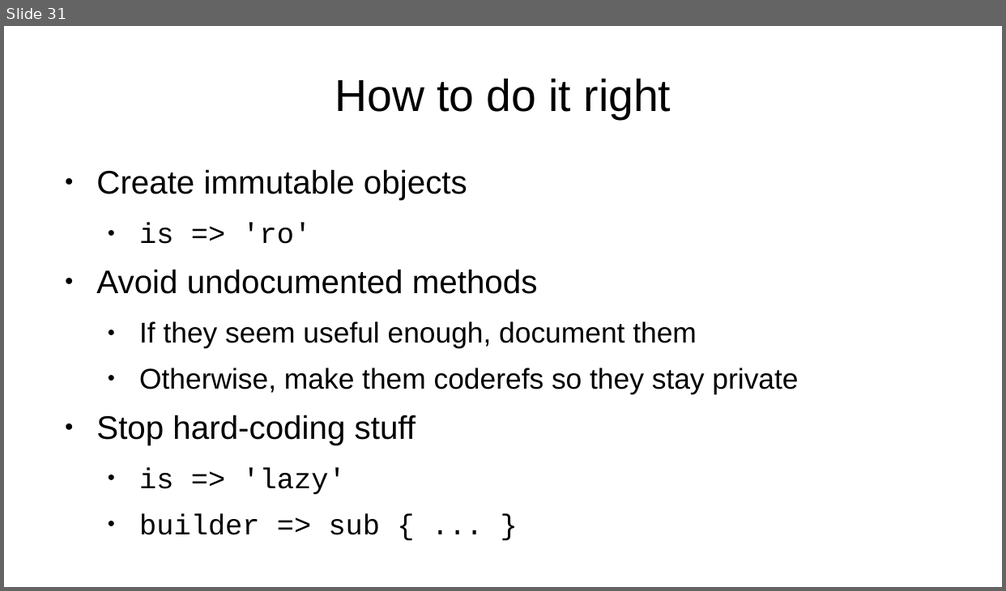
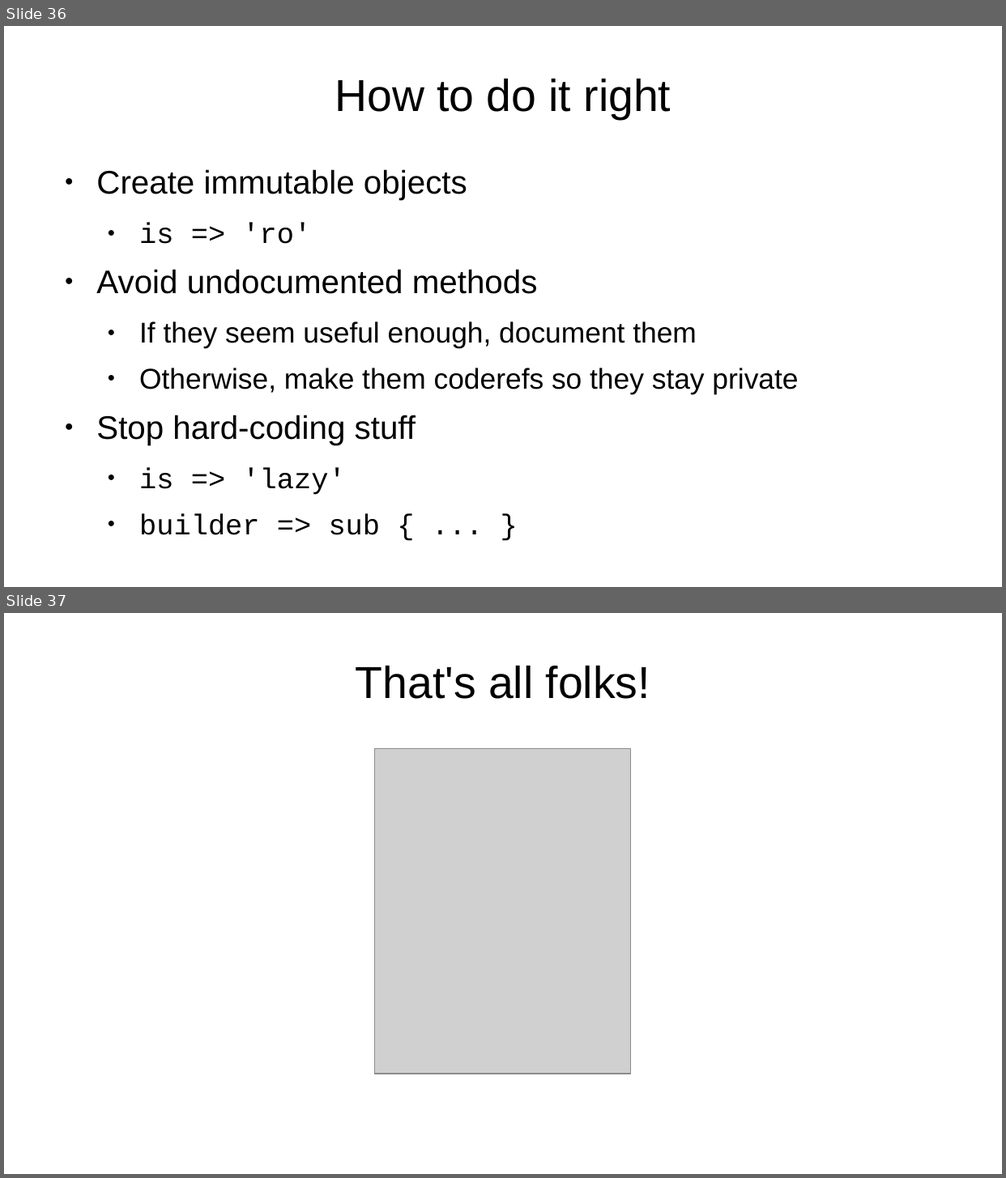
Before and after one commit to tobyink/docs-modern-oop, a slide deck: talks/three-weird-tricks/presentation.odp. Shown one above the other, each under a label of ours: slide 31 before the commit, slides 36 and 37 after it. The pictures are 1006x591 and 1006x1178 pixels, drawn with LibreOffice and Linux fonts; fonts in the diff are those of the drawing; grey boxes stand for pictures; background and template pictures are left out. Boxes give left, top, right and bottom in pixels: in the first picture for what was removed or moved away, otherwise in the second. Text is boxed around its words. In the diff, an @@ line names an element or a change of style, - is before the commit and + after.

```diff
--- a/talks/three-weird-tricks/presentation.odp
+++ b/talks/three-weird-tricks/presentation.odp
@@ slide 37 added at <box>4,613,1002,1174</box>, background picture (left out) @@
@@ title added at <box>356,666,650,699</box>, 35.7 pt, text #000000 @@
+That's all folks!
@@ picture added at <box>375,749,632,1075</box> @@
@@ what was slide 31 is now slide 36 @@
```
Also in this commit, not shown: 4 slides changed, 5 other slides added.
